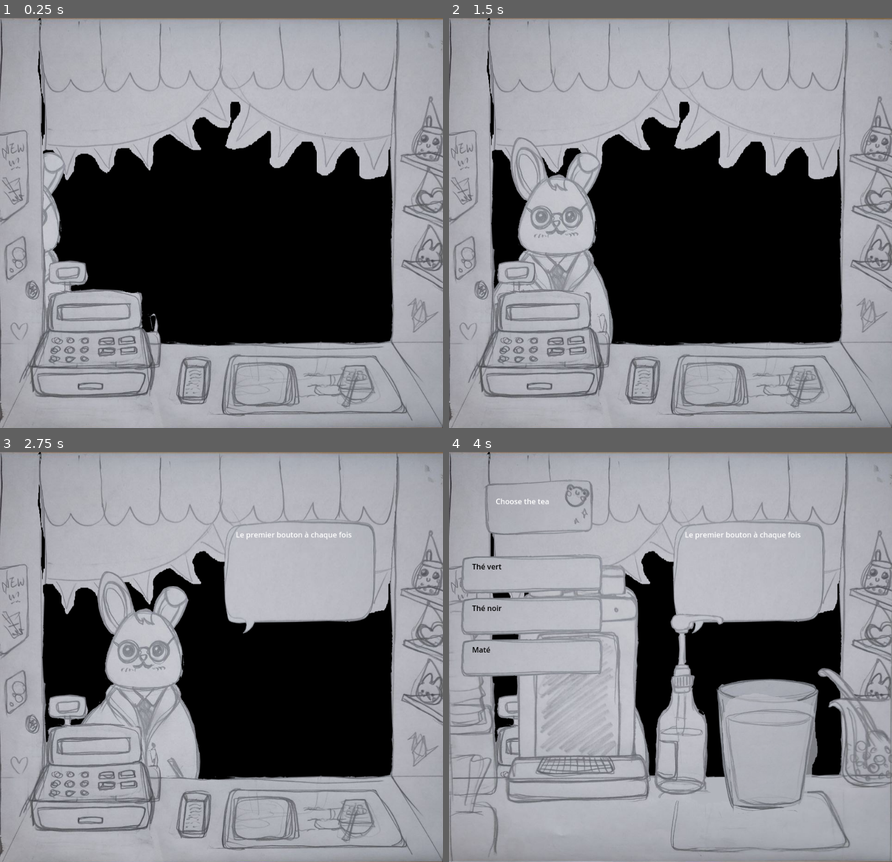
Above: before the commit, frames 1-4 (two rows, left to right).
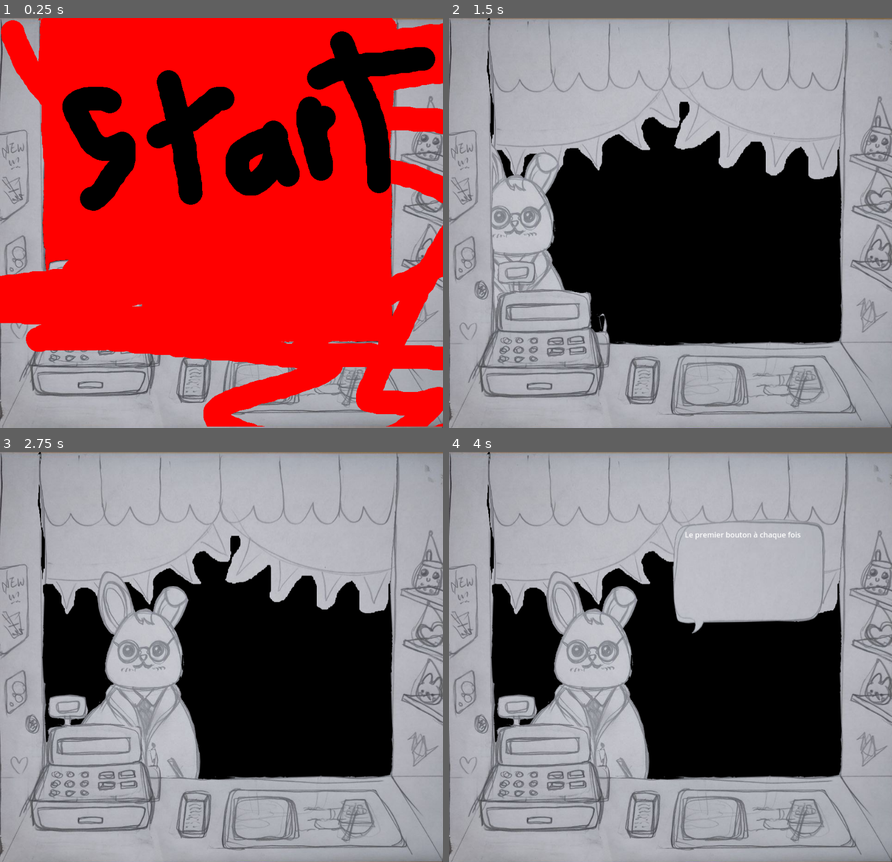
Above: after the commit, the same moments.

Repository: serrureriehurluberlesque/GGJ2025
Game: Godot game, scene res://scenes/tearoom.tscn
Same seed, same stepped clock (60 frames per second), same inputs: the game is played once before the commit and once after it. The engine's default icon, where the game draws it, is replaced by a stand-in: a white triangle on a blue panel in a dark square.
Inputs (mouse positions are in pixels of both pictures, inside the frame that each line leads up to):
- Up to frame 1 (0.25 s): no input
- Up to frame 2 (1.5 s): click (670, 223) at 0.52 s
- Up to frame 3 (2.75 s): no input
- Up to frame 4 (4 s): click (542, 575) at 3.52 s

The runs differ from the first frame. In frame 1, 76% of the frame differs, in the area x 0-100%, y 0-100%; in frame 2, 6.3%; in frame 3, 3.4%; in frame 4, 25%.

Commit message:
add start and end screen

Diff:
--- a/scenes/tearoom.gd
+++ b/scenes/tearoom.gd
@@ -20,10 +20,11 @@
 	tea = main_scn.instantiate()
 	add_child(tea)
 	tea.connect("finished", next)
+	$Start.connect("pressed", start)
 
 	c = randi() % 3 + 1
 
-	new_tapioc()
+
 
 func load_toppings():
 	var file = "res://assets/toppings.json"
@@ -80,7 +81,17 @@
 	if hanamaru:
 		print("gg")
 		difficulty_level += 1
-		new_tapioc()
+		if difficulty_level >= 4:
+			gg()
+		else:
+			new_tapioc()
 	else:
 		print("nab")
 		redo_tapioc()
+
+func gg():
+	$End.show()
+
+func start():
+	$Start.hide()
+	new_tapioc()
--- a/scenes/tearoom.tscn
+++ b/scenes/tearoom.tscn
@@ -1,6 +1,8 @@
-[gd_scene load_steps=2 format=3 uid="uid://c4yaqpwnpwag7"]
+[gd_scene load_steps=4 format=3 uid="uid://c4yaqpwnpwag7"]
 
 [ext_resource type="Script" path="res://scenes/tearoom.gd" id="1_bmmsd"]
+[ext_resource type="Texture2D" uid="uid://cptur4mkvgwdr" path="res://assets/start.png" id="2_ts6t2"]
+[ext_resource type="Texture2D" uid="uid://bk6n4d7tpb5b1" path="res://assets/end.png" id="3_p4kau"]
 
 [node name="Tearoom" type="CenterContainer"]
 anchors_preset = 15
@@ -11,3 +13,16 @@
 grow_horizontal = 2
 grow_vertical = 2
 script = ExtResource("1_bmmsd")
+
+[node name="Start" type="TextureButton" parent="."]
+top_level = true
+layout_mode = 2
+texture_normal = ExtResource("2_ts6t2")
+
+[node name="End" type="TextureRect" parent="."]
+visible = false
+top_level = true
+layout_mode = 2
+texture = ExtResource("3_p4kau")
+
+[node name="AudioStreamPlayer" type="AudioStreamPlayer" parent="."]
Binary file added: assets/end.png
Not shown, added: assets/end.png.import
Binary file added: assets/start.png
Not shown, added: assets/start.png.import
